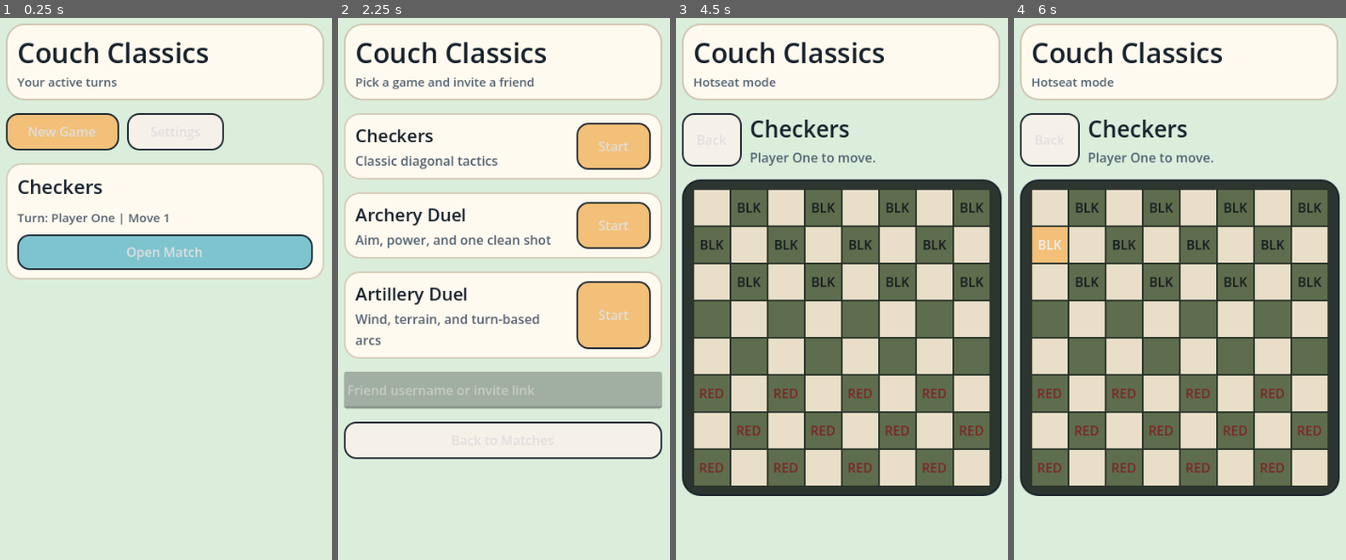
Above: before the commit, frames 1-4 (left to right).
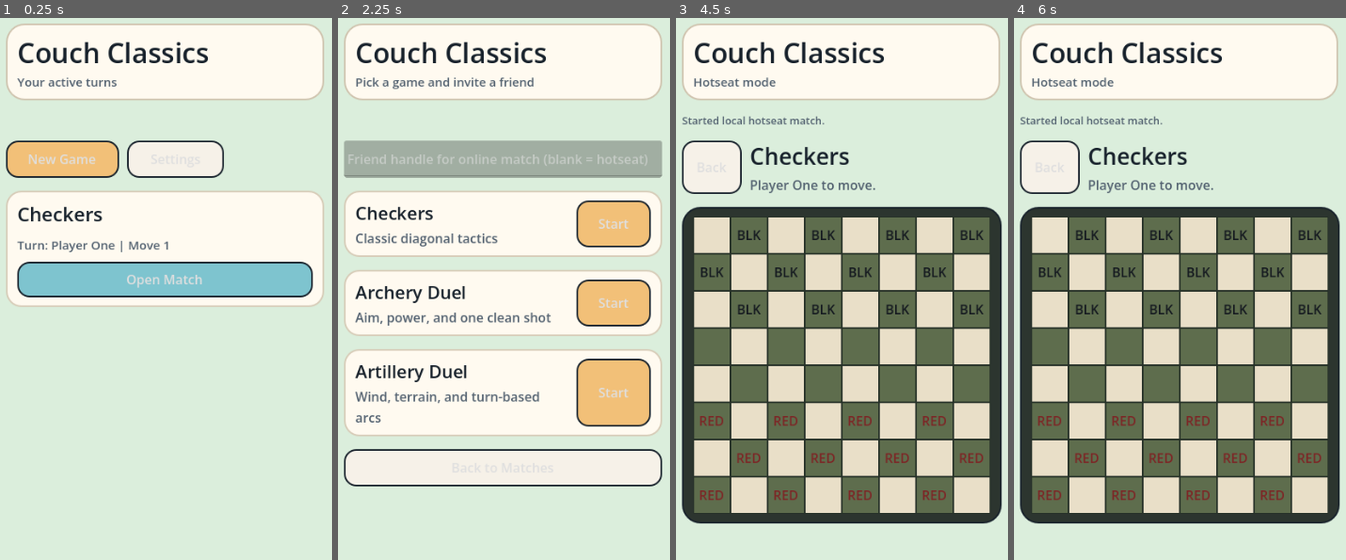
Above: after the commit, the same moments.

Repository: abhidya/MOMGames
Game: Godot game, scene res://ui/app_shell.tscn
The game is run twice, just before and just after one commit, with the same random seed, the same clock (stepped at 60 frames per second) and the same inputs.
Inputs (mouse positions are in pixels of both pictures, inside the frame that each line leads up to):
- Up to frame 1 (0.25 s): no input
- Up to frame 2 (2.25 s): click "Settings" at 0.5 s; click "Back" at 1.25 s; click "New Game" at 2 s
- Up to frame 3 (4.5 s): click "Back to Matches" at 2.75 s; click "New Game" at 3.5 s; click "Start" at 4.25 s
- Up to frame 4 (6 s): click (1050, 207) at 5.02 s; click (1050, 234) at 5.77 s

The runs differ from the first frame. In frame 1, 21% of the frame differs, in the area x 1-98%, y 17-54%; in frame 2, 39%; in frame 3, 46%; in frame 4, 46%, in the area x 1-99%, y 17-94%.

Commit message:
Enable async turn passing
Add PocketBase REST auth, online match creation, move submission, hook-owned match updates, and smoke tests that exercise the real client/backend path with seeded users.

Constraint: Godot has no built-in SSE client, so this checkpoint uses REST refresh/submission while leaving realtime as a later adapter.
Rejected: Direct client writes to matches | they bypass the append-only move trail and make cheating trivial.
Confidence: high
Scope-risk: moderate
Directive: Keep match updates server-owned; add realtime as a refresh adapter, not as a second state authority.
Tested: just doctor; just test-engine; just test-backend; just test-network; just build-web; just build-android; just build-ios; apksigner verify; aapt launcher manifest check; iOS zip content check; WebKit screenshots for rebuilt shell/settings/new-game.
Not-tested: Two physical devices playing against a hosted PocketBase; Android APK install on hardware; iOS signing/TestFlight upload.

Diff:
--- a/couch-classics/client/autoload/game_state.gd
+++ b/couch-classics/client/autoload/game_state.gd
@@ -2,6 +2,7 @@
 
 signal matches_changed
 signal active_match_changed(match_model)
+signal network_status_changed(message: String)
 
 const MatchEngineScript := preload("res://core/match_engine.gd")
 const MatchModelScript := preload("res://core/match_model.gd")
@@ -17,6 +18,8 @@
 
 func _ready() -> void:
   randomize()
+  Net.auth_changed.connect(func(): network_status_changed.emit("Auth changed."))
+  Net.backend_error.connect(func(message: String): network_status_changed.emit(message))
   register_module("checkers", CheckersModuleScript.new(), {
     "title": "Checkers",
     "tagline": "Classic diagonal tactics",
@@ -59,6 +62,51 @@
   active_match_changed.emit(model)
   return model
 
+func login(identity: String, password: String) -> Dictionary:
+  return await Net.login(identity, password)
+
+func refresh_online_matches() -> Dictionary:
+  if not Net.is_authenticated():
+    return {"ok": false, "error": "Log in before loading online matches."}
+
+  var result = await Net.list_matches()
+  if bool(result.get("ok", false)):
+    var online_matches: Array = result.get("matches", [])
+    var local_matches: Array = []
+    for model in matches:
+      if _is_local_match(model):
+        local_matches.append(model)
+    matches = online_matches + local_matches
+    if active_match != null and not _is_local_match(active_match):
+      active_match = get_match(active_match.id)
+      active_match_changed.emit(active_match)
+    matches_changed.emit()
+  return result
+
+func create_online_match(game_id: String, opponent_handle: String) -> Dictionary:
+  if not Net.is_authenticated():
+    return {"ok": false, "error": "Log in before creating an online match."}
+  if not modules.has(game_id):
+    return {"ok": false, "error": "No module registered for " + game_id}
+
+  var found = await Net.find_user_by_handle(opponent_handle)
+  if not bool(found.get("ok", false)):
+    return found
+
+  var opponent: Dictionary = found.get("user", {})
+  if String(opponent.get("id", "")) == Net.current_user_id():
+    return {"ok": false, "error": "Pick a different friend handle."}
+
+  var players = [Net.user_record.duplicate(true), opponent]
+  var model = engine.create_match(game_id, players, modules[game_id])
+  var created = await Net.create_match(model)
+  if bool(created.get("ok", false)):
+    active_match = created.get("match")
+    _upsert_match(active_match)
+    matches_changed.emit()
+    active_match_changed.emit(active_match)
+  return created
+
 func set_active_match(match_id: String) -> void:
   active_match = get_match(match_id)
   active_match_changed.emit(active_match)
@@ -86,6 +134,40 @@
     active_match_changed.emit(active_match)
   return result
 
+func apply_move(move: Dictionary) -> Dictionary:
+  if active_match == null:
+    return {"ok": false, "error": "No active match."}
+
+  if _is_local_match(active_match):
+    return apply_hotseat_move(move)
+
+  var module = module_for(active_match.game_id)
+  if module == null:
+    return {"ok": false, "error": "No module for active match."}
+
+  var snapshot: String = active_match.serialize_json()
+  var result = engine.apply_move(active_match, module, move)
+  if not bool(result.get("ok", false)):
+    return result
+
+  _upsert_match(active_match)
+  matches_changed.emit()
+  active_match_changed.emit(active_match)
+
+  var submitted = await Net.submit_move(active_match, move)
+  if bool(submitted.get("ok", false)):
+    active_match = submitted.get("match")
+    _upsert_match(active_match)
+    matches_changed.emit()
+    active_match_changed.emit(active_match)
+    return {"ok": true, "match": active_match}
+
+  active_match = MatchModelScript.deserialize_json(snapshot)
+  _upsert_match(active_match)
+  matches_changed.emit()
+  active_match_changed.emit(active_match)
+  return submitted
+
 func current_player_name() -> String:
   if active_match == null:
     return ""
@@ -93,3 +175,15 @@
     if MatchModelScript.player_id(player) == active_match.current_turn:
       return String(player.get("display_name", active_match.current_turn))
   return active_match.current_turn
+
+func _is_local_match(model) -> bool:
+  return model == null or String(model.id).begins_with("local-")
+
+func _upsert_match(model) -> void:
+  if model == null:
+    return
+  for i in range(matches.size()):
+    if matches[i].id == model.id:
+      matches[i] = model
+      return
+  matches.push_front(model)
--- a/couch-classics/client/autoload/net.gd
+++ b/couch-classics/client/autoload/net.gd
@@ -2,9 +2,11 @@
 
 signal match_record_changed(record: Dictionary)
 signal backend_error(message: String)
+signal auth_changed
 
 var base_url := "http://127.0.0.1:8090"
 var auth_token := ""
+var user_record: Dictionary = {}
 var realtime_enabled := false
 
 func configure(url: String, token: String = "") -> void:
@@ -14,27 +16,131 @@
 func is_authenticated() -> bool:
   return auth_token != ""
 
+func current_user_id() -> String:
+  return String(user_record.get("id", ""))
+
+func current_user_label() -> String:
+  return String(user_record.get("display_name", user_record.get("handle", current_user_id())))
+
+func login(identity: String, password: String) -> Dictionary:
+  var result = await _request(HTTPClient.METHOD_POST, "/api/collections/users/auth-with-password", {
+    "identity": identity,
+    "password": password
+  })
+  if bool(result.get("ok", false)):
+    var data: Dictionary = result.get("data", {})
+    auth_token = String(data.get("token", ""))
+    user_record = _normalize_user(data.get("record", {}))
+    auth_changed.emit()
+  return result
+
+func logout() -> void:
+  auth_token = ""
+  user_record = {}
+  auth_changed.emit()
+
+func find_user_by_handle(handle: String) -> Dictionary:
+  var cleaned := handle.strip_edges().trim_prefix("@")
+  if cleaned == "":
+    return {"ok": false, "error": "Enter a friend handle."}
+
+  var filter := "handle = '" + cleaned.replace("'", "\\'") + "'"
+  var path := "/api/collections/users/records?perPage=1&filter=" + filter.uri_encode()
+  var result = await _request(HTTPClient.METHOD_GET, path)
+  if not bool(result.get("ok", false)):
+    return result
+
+  var data: Dictionary = result.get("data", {})
+  var items: Array = data.get("items", [])
+  if items.is_empty():
+    return {"ok": false, "error": "No user found for @" + cleaned + "."}
+
+  return {"ok": true, "user": _normalize_user(items[0])}
+
 func create_match_payload(match_model) -> Dictionary:
   return {
     "game_id": match_model.game_id,
-    "players": match_model.players,
+    "players": _player_ids(match_model.players),
+    "created_by": current_user_id(),
     "current_turn": match_model.current_turn,
     "state": match_model.state,
-    "status": match_model.status,
-    "winner": match_model.winner
+    "status": match_model.status
   }
 
 func submit_move_payload(match_model, move: Dictionary) -> Dictionary:
-  return {
+  var payload := {
     "match": match_model.id,
     "player": String(move.get("player_id", "")),
-    "turn_number": int(match_model.state.get("turn_number", 0)),
+    "turn_number": max(1, int(match_model.state.get("turn_number", 1)) - 1),
     "move": move,
     "resulting_state": match_model.state,
     "next_turn": match_model.current_turn,
-    "winner": match_model.winner,
     "status_after": match_model.status
   }
+  if match_model.winner != "":
+    payload["winner"] = match_model.winner
+  return payload
+
+func create_match(match_model) -> Dictionary:
+  var result = await _request(
+    HTTPClient.METHOD_POST,
+    "/api/collections/matches/records?expand=players,current_turn,winner,created_by",
+    create_match_payload(match_model)
+  )
+  if bool(result.get("ok", false)):
+    var record: Dictionary = result.get("data", {})
+    match_record_changed.emit(record)
+    return {"ok": true, "record": record, "match": match_model_from_record(record)}
+  return result
+
+func list_matches() -> Dictionary:
+  var result = await _request(
+    HTTPClient.METHOD_GET,
+    "/api/collections/matches/records?perPage=50&expand=players,current_turn,winner,created_by"
+  )
+  if not bool(result.get("ok", false)):
+    return result
+
+  var data: Dictionary = result.get("data", {})
+  var models: Array = []
+  for record in data.get("items", []):
+    models.append(match_model_from_record(record))
+  return {"ok": true, "matches": models}
+
+func fetch_match(match_id: String) -> Dictionary:
+  var result = await _request(
+    HTTPClient.METHOD_GET,
+    "/api/collections/matches/records/" + match_id.uri_encode() + "?expand=players,current_turn,winner,created_by"
+  )
+  if bool(result.get("ok", false)):
+    var record: Dictionary = result.get("data", {})
+    match_record_changed.emit(record)
+    return {"ok": true, "record": record, "match": match_model_from_record(record)}
+  return result
+
+func submit_move(match_model, move: Dictionary) -> Dictionary:
+  var result = await _request(
+    HTTPClient.METHOD_POST,
+    "/api/collections/moves/records",
+    submit_move_payload(match_model, move)
+  )
+  if not bool(result.get("ok", false)):
+    return result
+  return await fetch_match(match_model.id)
+
+func match_model_from_record(record: Dictionary):
+  var MatchModelScript = load("res://core/match_model.gd")
+  var players := _expanded_players(record)
+  return MatchModelScript.from_dict({
+    "id": String(record.get("id", "")),
+    "game_id": String(record.get("game_id", "")),
+    "players": players,
+    "current_turn": _relation_id(record.get("current_turn", "")),
+    "state": record.get("state", {}),
+    "status": String(record.get("status", "waiting")),
+    "winner": _relation_id(record.get("winner", "")),
+    "updated_at": String(record.get("updated", record.get("updated_at", "")))
+  })
 
 func subscribe_to_match(_match_id: String) -> void:
   realtime_enabled = true
@@ -43,3 +149,88 @@
 
 func push_notification_stub(user_id: String, match_id: String) -> void:
   print("Notification stub queued for ", user_id, " in match ", match_id)
+
+func _request(method: int, path: String, body: Variant = null) -> Dictionary:
+  var request := HTTPRequest.new()
+  add_child(request)
+
+  var headers := PackedStringArray(["Accept: application/json"])
+  var payload := ""
+  if body != null:
+    headers.append("Content-Type: application/json")
+    payload = JSON.stringify(body)
+  if auth_token != "":
+    headers.append("Authorization: " + auth_token)
+
+  var error := request.request(base_url + path, headers, method, payload)
+  if error != OK:
+    request.queue_free()
+    var message := "Backend request failed to start."
+    backend_error.emit(message)
+    return {"ok": false, "error": message}
+
+  var completed: Array = await request.request_completed
+  request.queue_free()
+
+  var result_code := int(completed[0])
+  var response_code := int(completed[1])
+  var response_body: PackedByteArray = completed[3]
+  var text := response_body.get_string_from_utf8()
+  var parsed: Variant = JSON.parse_string(text) if text != "" else {}
+  var data: Dictionary = parsed if typeof(parsed) == TYPE_DICTIONARY else {}
+
+  if result_code != HTTPRequest.RESULT_SUCCESS:
+    var transport_message := "Backend transport error " + str(result_code) + "."
+    backend_error.emit(transport_message)
+    return {"ok": false, "status": response_code, "error": transport_message, "data": data}
+
+  if response_code < 200 or response_code >= 300:
+    var api_message := String(data.get("message", "Backend returned HTTP " + str(response_code) + "."))
+    backend_error.emit(api_message)
+    return {"ok": false, "status": response_code, "error": api_message, "data": data}
+
+  return {"ok": true, "status": response_code, "data": data}
+
+func _normalize_user(raw: Variant) -> Dictionary:
+  if typeof(raw) != TYPE_DICTIONARY:
+    return {}
+  return {
+    "id": String(raw.get("id", "")),
+    "handle": String(raw.get("handle", "")),
+    "display_name": String(raw.get("display_name", raw.get("email", raw.get("id", "")))),
+    "email": String(raw.get("email", ""))
+  }
+
+func _expanded_players(record: Dictionary) -> Array:
+  var relation_ids: Array = record.get("players", [])
+  var expanded: Variant = record.get("expand", {})
+  var expanded_players: Array = []
+  if typeof(expanded) == TYPE_DICTIONARY:
+    expanded_players = expanded.get("players", [])
+
+  var players: Array = []
+  for id in relation_ids:
+    var player_id := String(id)
+    var player: Dictionary = {}
+    for candidate in expanded_players:
+      if typeof(candidate) == TYPE_DICTIONARY and String(candidate.get("id", "")) == player_id:
+        player = _normalize_user(candidate)
+        break
+    if player.is_empty():
+      player = {"id": player_id, "handle": player_id, "display_name": player_id}
+    players.append(player)
+  return players
+
+func _player_ids(players: Array) -> Array:
+  var ids: Array = []
+  for player in players:
+    if typeof(player) == TYPE_DICTIONARY:
+      ids.append(String(player.get("id", "")))
+    else:
+      ids.append(String(player))
+  return ids
+
+func _relation_id(value: Variant) -> String:
+  if typeof(value) == TYPE_DICTIONARY:
+    return String(value.get("id", ""))
+  return String(value)
--- a/couch-classics/client/games/archery_duel/archery_screen.gd
+++ b/couch-classics/client/games/archery_duel/archery_screen.gd
@@ -146,7 +146,7 @@
   var model = GameState.active_match
   if model == null:
     return
-  var result = GameState.apply_hotseat_move({
+  var result = await GameState.apply_move({
     "player_id": model.current_turn,
     "angle": angle_slider.value,
     "power": power_slider.value
--- a/couch-classics/client/games/artillery_duel/artillery_screen.gd
+++ b/couch-classics/client/games/artillery_duel/artillery_screen.gd
@@ -145,7 +145,7 @@
   var model = GameState.active_match
   if model == null:
     return
-  var result = GameState.apply_hotseat_move({
+  var result = await GameState.apply_move({
     "player_id": model.current_turn,
     "angle": angle_slider.value,
     "power": power_slider.value
--- a/couch-classics/client/games/checkers/checkers_screen.gd
+++ b/couch-classics/client/games/checkers/checkers_screen.gd
@@ -91,7 +91,7 @@
     "from": selected_square,
     "to": [row, col]
   }
-  var result = GameState.apply_hotseat_move(move)
+  var result = await GameState.apply_move(move)
   selected_square = []
   if not bool(result.get("ok", false)):
     error_label.text = String(result.get("error", "Move failed."))
--- /dev/null
+++ b/couch-classics/client/tests/network_turn_smoke.gd
@@ -0,0 +1,57 @@
+extends SceneTree
+
+func _init() -> void:
+  call_deferred("_run")
+
+func _run() -> void:
+  await process_frame
+
+  var base_url := OS.get_environment("COUCH_CLASSICS_PB_URL")
+  if base_url == "":
+    base_url = "http://127.0.0.1:8099"
+  var net = root.get_node("/root/Net")
+  var game_state = root.get_node("/root/GameState")
+  net.configure(base_url)
+
+  var login = await game_state.login("alice@example.test", "couchclassics123")
+  if not _expect(bool(login.get("ok", false)), "alice can log in"):
+    return
+  if not _expect(net.current_user_id() != "", "alice auth record is stored"):
+    return
+
+  var created = await game_state.create_online_match("archery_duel", "bob")
+  if not _expect(bool(created.get("ok", false)), "alice can create online match with bob"):
+    return
+  var model = created.get("match")
+  if not _expect(model != null and not String(model.id).begins_with("local-"), "online match uses backend id"):
+    return
+
+  var module = game_state.module_for("archery_duel")
+  var suggestion: Dictionary = module.suggested_shot(model.state)
+  var moved = await game_state.apply_move({
+    "player_id": model.current_turn,
+    "angle": suggestion["angle"],
+    "power": suggestion["power"]
+  })
+  if not _expect(bool(moved.get("ok", false)), "online move submits"):
+    return
+  if not _expect(game_state.active_match.status == "finished", "winning online move updates match status"):
+    return
+  if not _expect(game_state.active_match.winner == net.current_user_id(), "winning online move records winner"):
+    return
+
+  var refreshed = await game_state.refresh_online_matches()
+  if not _expect(bool(refreshed.get("ok", false)), "online matches refresh: " + String(refreshed.get("error", "unknown"))):
+    return
+  if not _expect(game_state.get_match(game_state.active_match.id) != null, "refreshed list keeps online match"):
+    return
+
+  print("network_turn_smoke: ok")
+  quit(0)
+
+func _expect(condition: bool, message: String) -> bool:
+  if condition:
+    return true
+  push_error("network_turn_smoke failed: " + message)
+  quit(1)
+  return false
--- a/couch-classics/client/ui/app_shell.gd
+++ b/couch-classics/client/ui/app_shell.gd
@@ -7,11 +7,13 @@
 var body: VBoxContainer
 var title_label: Label
 var subtitle_label: Label
+var feedback_label: Label
 var selected_game_id := "checkers"
 
 func _ready() -> void:
   _build_shell()
   GameState.matches_changed.connect(_show_match_list)
+  GameState.network_status_changed.connect(func(message: String): _set_feedback(message, true))
   GameState.ensure_demo_match()
   _show_match_list()
 
@@ -53,6 +55,12 @@
   subtitle_label.add_theme_color_override("font_color", ThemeTokens.SLATE)
   header_box.add_child(subtitle_label)
 
+  feedback_label = Label.new()
+  feedback_label.autowrap_mode = TextServer.AUTOWRAP_WORD_SMART
+  feedback_label.add_theme_font_size_override("font_size", 13)
+  feedback_label.add_theme_color_override("font_color", ThemeTokens.SLATE)
+  stack.add_child(feedback_label)
+
   body = VBoxContainer.new()
   body.size_flags_vertical = Control.SIZE_EXPAND_FILL
   body.add_theme_constant_override("separation", ThemeTokens.SPACE_3)
@@ -85,6 +93,14 @@
   settings.add_theme_stylebox_override("normal", ThemeTokens.button_style(ThemeTokens.PAPER))
   settings.pressed.connect(_show_settings)
   actions.add_child(settings)
+
+  if Net.is_authenticated():
+    var refresh := Button.new()
+    refresh.text = "Refresh"
+    refresh.custom_minimum_size = Vector2(110, 46)
+    refresh.add_theme_stylebox_override("normal", ThemeTokens.button_style(ThemeTokens.BLUE))
+    refresh.pressed.connect(_refresh_online_matches)
+    actions.add_child(refresh)
 
   for model in GameState.matches:
     body.add_child(_match_card(model))
@@ -124,6 +140,12 @@
   _clear_body()
   subtitle_label.text = "Pick a game and invite a friend"
 
+  var invite := LineEdit.new()
+  invite.placeholder_text = "Friend handle for online match (blank = hotseat)"
+  invite.editable = Net.is_authenticated()
+  invite.custom_minimum_size = Vector2(0, 46)
+  body.add_child(invite)
+
   for game in GameState.game_catalog:
     var row := PanelContainer.new()
     row.add_theme_stylebox_override("panel", ThemeTokens.panel_style(ThemeTokens.PANEL, Color("#d7ccb8"), 18))
@@ -155,21 +177,12 @@
       button.text = "Start"
       button.add_theme_stylebox_override("normal", ThemeTokens.button_style(ThemeTokens.GOLD))
       var playable_id = String(game["id"])
-      button.pressed.connect(func():
-        var model = GameState.create_hotseat_match(playable_id)
-        _show_game(model)
-      )
+      button.pressed.connect(_start_game.bind(playable_id, invite))
     else:
       button.text = "Soon"
       button.disabled = true
       button.add_theme_stylebox_override("disabled", ThemeTokens.muted_button_style())
     h.add_child(button)
-
-  var invite := LineEdit.new()
-  invite.placeholder_text = "Friend username or invite link"
-  invite.editable = false
-  invite.custom_minimum_size = Vector2(0, 46)
-  body.add_child(invite)
 
   var back := Button.new()
   back.text = "Back to Matches"
@@ -180,7 +193,7 @@
 
 func _show_game(model) -> void:
   _clear_body()
-  subtitle_label.text = "Hotseat mode"
+  subtitle_label.text = "Hotseat mode" if _is_local_match(model) else "Online match"
   if model == null:
     _show_match_list()
     return
@@ -203,7 +216,7 @@
 
 func _show_settings() -> void:
   _clear_body()
-  subtitle_label.text = "Local settings"
+  subtitle_label.text = "Account and backend"
 
   var card := PanelContainer.new()
   card.add_theme_stylebox_override("panel", ThemeTokens.panel_style())
@@ -218,8 +231,51 @@
   backend.add_theme_color_override("font_color", ThemeTokens.INK)
   box.add_child(backend)
 
+  var auth := Label.new()
+  auth.text = "Signed in as " + Net.current_user_label() if Net.is_authenticated() else "Not signed in"
+  auth.add_theme_color_override("font_color", ThemeTokens.SLATE)
+  box.add_child(auth)
+
+  var login_row := HBoxContainer.new()
+  login_row.add_theme_constant_override("separation", ThemeTokens.SPACE_2)
+  box.add_child(login_row)
+
+  var alice := Button.new()
+  alice.text = "Alice"
+  alice.custom_minimum_size = Vector2(88, 42)
+  alice.add_theme_stylebox_override("normal", ThemeTokens.button_style(ThemeTokens.GOLD))
+  alice.pressed.connect(_login_dev.bind("alice@example.test"))
+  login_row.add_child(alice)
+
+  var bob := Button.new()
+  bob.text = "Bob"
+  bob.custom_minimum_size = Vector2(88, 42)
+  bob.add_theme_stylebox_override("normal", ThemeTokens.button_style(ThemeTokens.GOLD))
+  bob.pressed.connect(_login_dev.bind("bob@example.test"))
+  login_row.add_child(bob)
+
+  var logout := Button.new()
+  logout.text = "Logout"
+  logout.custom_minimum_size = Vector2(96, 42)
+  logout.disabled = not Net.is_authenticated()
+  logout.add_theme_stylebox_override("normal", ThemeTokens.button_style(ThemeTokens.PAPER))
+  logout.pressed.connect(func():
+    Net.logout()
+    _set_feedback("Signed out.")
+    _show_settings()
+  )
+  login_row.add_child(logout)
+
+  var refresh := Button.new()
+  refresh.text = "Load Online Matches"
+  refresh.custom_minimum_size = Vector2(0, 44)
+  refresh.disabled = not Net.is_authenticated()
+  refresh.add_theme_stylebox_override("normal", ThemeTokens.button_style(ThemeTokens.BLUE))
+  refresh.pressed.connect(_refresh_online_matches)
+  box.add_child(refresh)
+
   var note := Label.new()
-  note.text = "Network play is scaffolded. Hotseat is playable for the current game set."
+  note.text = "Use Alice/Bob for local PocketBase testing. Enter the other handle when starting a new game to create an online match."
   note.autowrap_mode = TextServer.AUTOWRAP_WORD_SMART
   note.add_theme_color_override("font_color", ThemeTokens.SLATE)
   box.add_child(note)
@@ -255,3 +311,46 @@
   if typeof(player) == TYPE_DICTIONARY:
     return String(player.get("id", ""))
   return String(player)
+
+func _start_game(game_id: String, invite: LineEdit) -> void:
+  var handle := invite.text.strip_edges()
+  if Net.is_authenticated() and handle != "":
+    _set_feedback("Creating online match...")
+    var result = await GameState.create_online_match(game_id, handle)
+    if bool(result.get("ok", false)):
+      _set_feedback("Online match ready.")
+      _show_game(result.get("match"))
+    else:
+      _set_feedback(String(result.get("error", "Online match failed.")), true)
+    return
+
+  var model = GameState.create_hotseat_match(game_id)
+  _set_feedback("Started local hotseat match.")
+  _show_game(model)
+
+func _login_dev(identity: String) -> void:
+  _set_feedback("Signing in...")
+  var result = await GameState.login(identity, "couchclassics123")
+  if bool(result.get("ok", false)):
+    _set_feedback("Signed in as " + Net.current_user_label() + ".")
+  else:
+    _set_feedback(String(result.get("error", "Sign in failed.")), true)
+  _show_settings()
+
+func _refresh_online_matches() -> void:
+  _set_feedback("Loading online matches...")
+  var result = await GameState.refresh_online_matches()
+  if bool(result.get("ok", false)):
+    _set_feedback("Online matches loaded.")
+    _show_match_list()
+  else:
+    _set_feedback(String(result.get("error", "Could not load online matches.")), true)
+
+func _set_feedback(message: String, is_error: bool = false) -> void:
+  if feedback_label == null:
+    return
+  feedback_label.text = message
+  feedback_label.add_theme_color_override("font_color", ThemeTokens.CORAL if is_error else ThemeTokens.SLATE)
+
+func _is_local_match(model) -> bool:
+  return model == null or String(model.id).begins_with("local-")
Not shown, changed: couch-classics/docs/ARCHITECTURE.md
